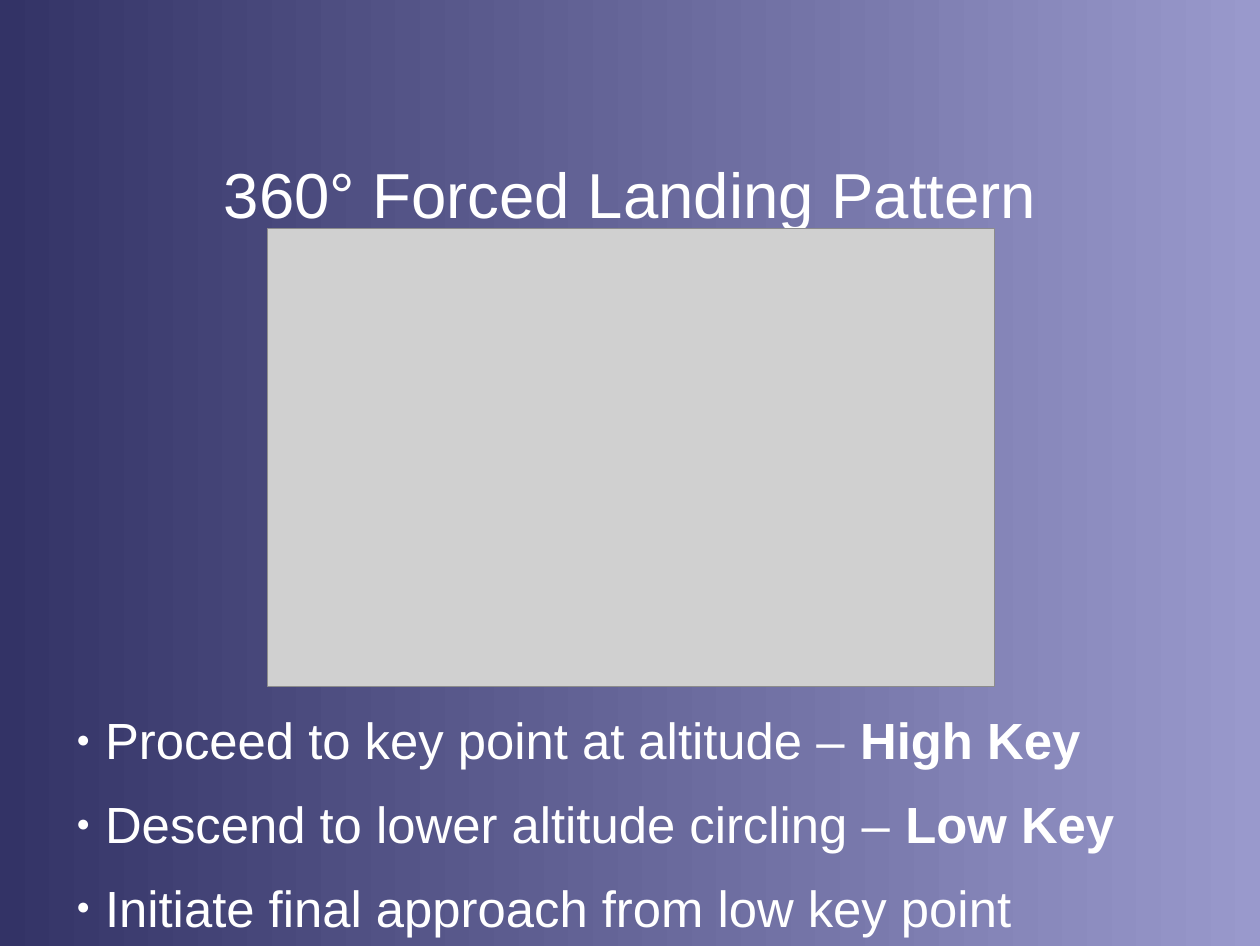
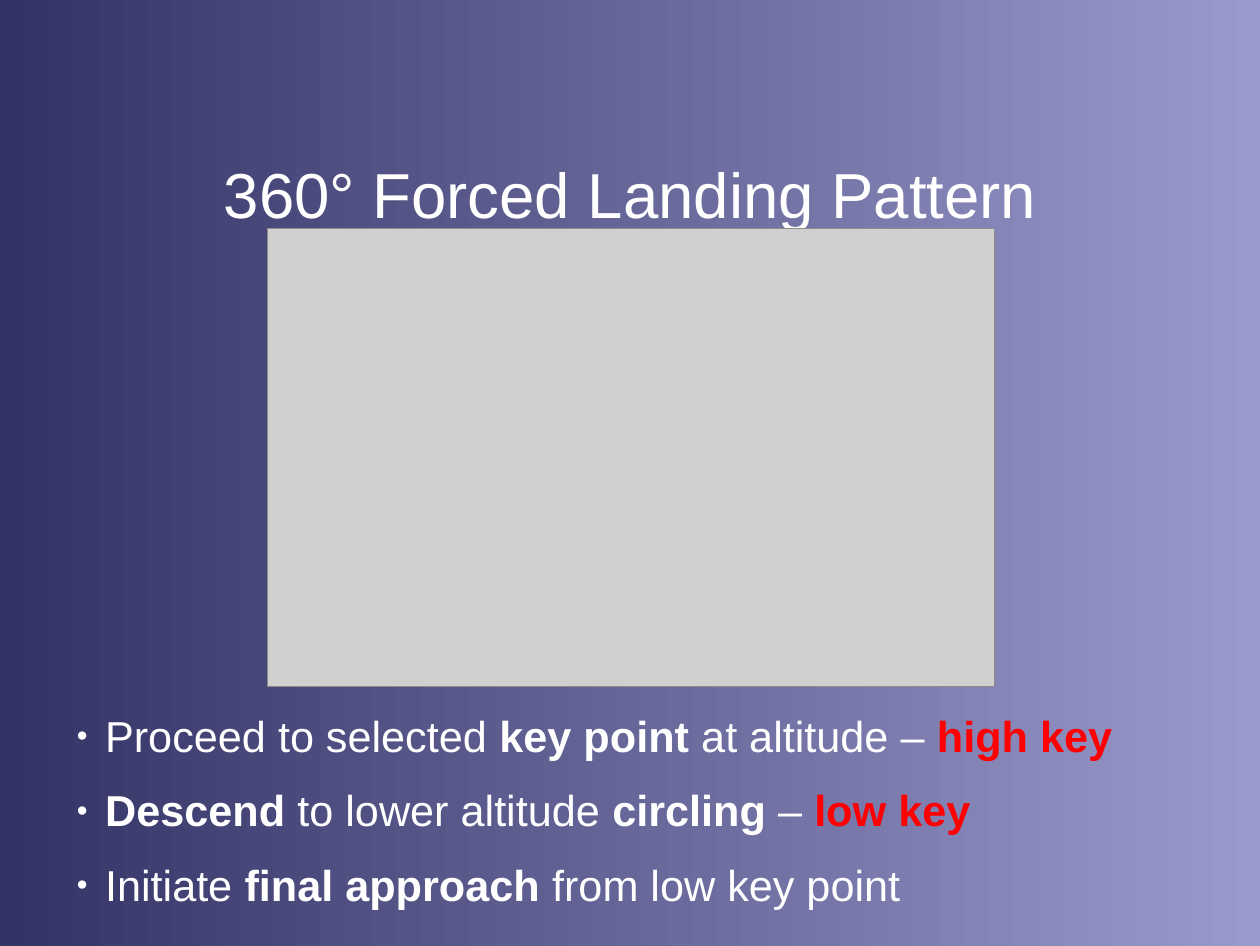
Before and after one commit to stephanheinemann/flight, a slide deck: slide 11 of FI/ForcedLanding/ForcedLanding.odp (slide 10 before the commit). Drawn at 1260x946 pixels with LibreOffice and Linux fonts; fonts in the diff are those of the drawing; grey boxes stand for pictures; background and template pictures are left out. Boxes give left, top, right and bottom in pixels: in the first picture for what was removed or moved away, otherwise in the second. Text is boxed around its words. In the diff, an @@ line names an element or a change of style, - is before the commit and + after.

Commit message:
extended forced presentation

```diff
--- a/FI/ForcedLanding/ForcedLanding.odp
+++ b/FI/ForcedLanding/ForcedLanding.odp
@@ text at <box>105,720,1112,835</box>: text changed; size 32 to 27.2 pt @@
-● Proceed to key point at altitude – High Key
-● Descend to lower altitude circling – Low Key
+● Proceed to selected key point at altitude – high key
+● Descend to lower altitude circling – low key
@@ text at <box>105,869,900,909</box>: size 32 to 27.2 pt in "Initiate final approach from low key point"; bold on in "final approach" @@
```
Also in this commit, not shown: 9 other slides changed, 2 slides added, 7 slides removed, 7 other files.
